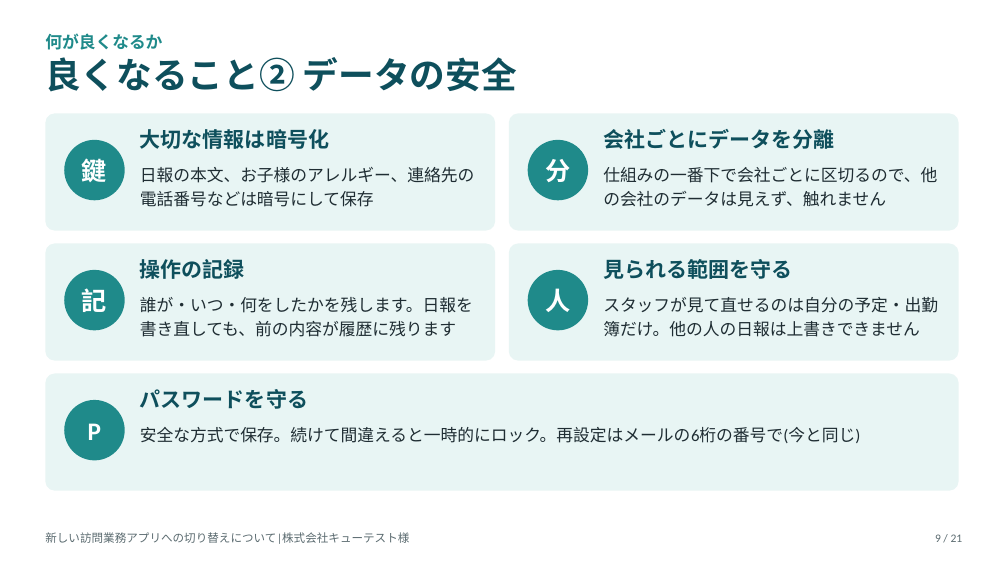
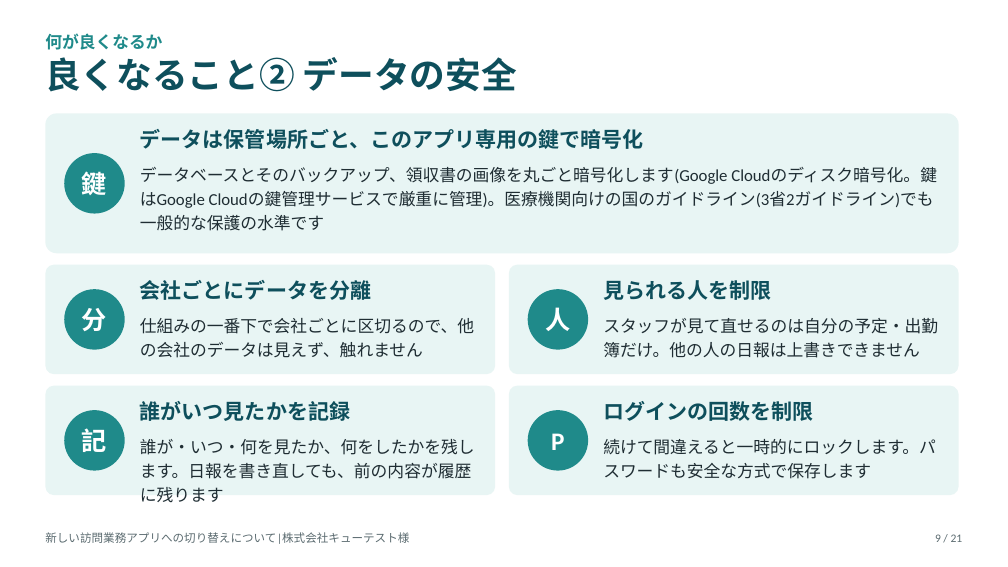
Before and after one commit to katahimo-dev/katahimo-app, a slide deck: slide 9 of doc/partner/新アプリ切替のご説明_キューテスト様.pptx. Drawn at 1008x567 pixels with LibreOffice and Linux fonts; fonts in the diff are those of the drawing. Boxes give left, top, right and bottom in pixels: in the first picture for what was removed or moved away, otherwise in the second. Text is boxed around its words. In the diff, an @@ line names an element or a change of style, - is before the commit and + after.

```diff
--- a/doc/partner/新アプリ切替のご説明_キューテスト様.pptx
+++ b/doc/partner/新アプリ切替のご説明_キューテスト様.pptx
@@ rounded rectangle: place and size @@
-rounded rectangle at <box>45,113,495,231</box>
+rounded rectangle at <box>45,113,959,253</box>
@@ text at <box>140,129,644,149</box>: text changed @@
-大切な情報は暗号化
+データは保管場所ごと、このアプリ専用の鍵で暗号化
@@ ellipse "鍵": place and size @@
-ellipse "鍵" at <box>64,140,125,200</box>
+ellipse "鍵" at <box>64,153,125,213</box>
@@ text at <box>140,167,937,231</box>: text changed @@
-日報の本文、お子様のアレルギー、連絡先の電話番号などは暗号にして保存
+データベースとそのバックアップ、領収書の画像を丸ごと暗号化します(Google Cloudのディスク暗号化。鍵はGoogle Cloudの鍵管理サービスで厳重に管理)。医療機関向けの国のガイドライン(3省2ガイドライン)でも一般的な保護の水準です
@@ rounded rectangle: place and size @@
-rounded rectangle at <box>509,113,959,231</box>
+rounded rectangle at <box>45,265,495,374</box>
@@ text removed at <box>140,259,245,279</box> @@
-操作の記録
@@ rounded rectangle: place and size @@
-rounded rectangle at <box>45,243,495,361</box>
+rounded rectangle at <box>509,265,959,374</box>
@@ ellipse "分": place and size @@
-ellipse "分" at <box>528,140,588,200</box>
+ellipse "分" at <box>64,290,125,350</box>
@@ text "会社ごとにデータを分離": place and size @@
-text "会社ごとにデータを分離" at <box>603,129,834,149</box>
+text "会社ごとにデータを分離" at <box>140,280,371,300</box>
@@ ellipse "人": place and size @@
-ellipse "人" at <box>528,270,588,330</box>
+ellipse "人" at <box>528,290,588,350</box>
@@ text at <box>603,280,771,300</box>: text changed @@
-見られる範囲を守る
+見られる人を制限
@@ text "仕組みの一番下で会社ごとに区切るので、他の会社のデータは見えず、触れません": place and size @@
-text "仕組みの一番下で会社ごとに区切るので、他の会社のデータは見えず、触れません" at <box>603,167,937,207</box>
+text "仕組みの一番下で会社ごとに区切るので、他の会社のデータは見えず、触れません" at <box>140,318,474,358</box>
@@ text "スタッフが見て直せるのは自分の予定・出勤簿だけ。他の人の日報は上書きできません": place and size @@
-text "スタッフが見て直せるのは自分の予定・出勤簿だけ。他の人の日報は上書きできません" at <box>603,297,938,337</box>
+text "スタッフが見て直せるのは自分の予定・出勤簿だけ。他の人の日報は上書きできません" at <box>603,318,938,358</box>
@@ rounded rectangle: place and size @@
-rounded rectangle at <box>509,243,959,361</box>
+rounded rectangle at <box>45,386,495,495</box>
@@ rounded rectangle: place and size @@
-rounded rectangle at <box>45,374,959,491</box>
+rounded rectangle at <box>509,386,959,495</box>
@@ ellipse "記": place and size @@
-ellipse "記" at <box>64,270,125,330</box>
+ellipse "記" at <box>64,410,125,470</box>
@@ text added at <box>140,401,350,421</box>, 20 pt, text #0E4F5C, bold @@
+誰がいつ見たかを記録
@@ ellipse "P": place and size @@
-ellipse "P" at <box>64,400,125,461</box>
+ellipse "P" at <box>528,410,588,470</box>
@@ text at <box>603,401,813,421</box>: text changed @@
-パスワードを守る
+ログインの回数を制限
@@ text at <box>140,439,475,502</box>: text changed @@
-誰が・いつ・何をしたかを残します。日報を書き直しても、前の内容が履歴に残ります
+誰が・いつ・何を見たか、何をしたかを残します。日報を書き直しても、前の内容が履歴に残ります
@@ text at <box>603,439,936,479</box>: text changed @@
-安全な方式で保存。続けて間違えると一時的にロック。再設定はメールの6桁の番号で(今と同じ)
+続けて間違えると一時的にロックします。パスワードも安全な方式で保存します
```
Also in this commit, not shown: 2 other slides changed, 3 other files.
